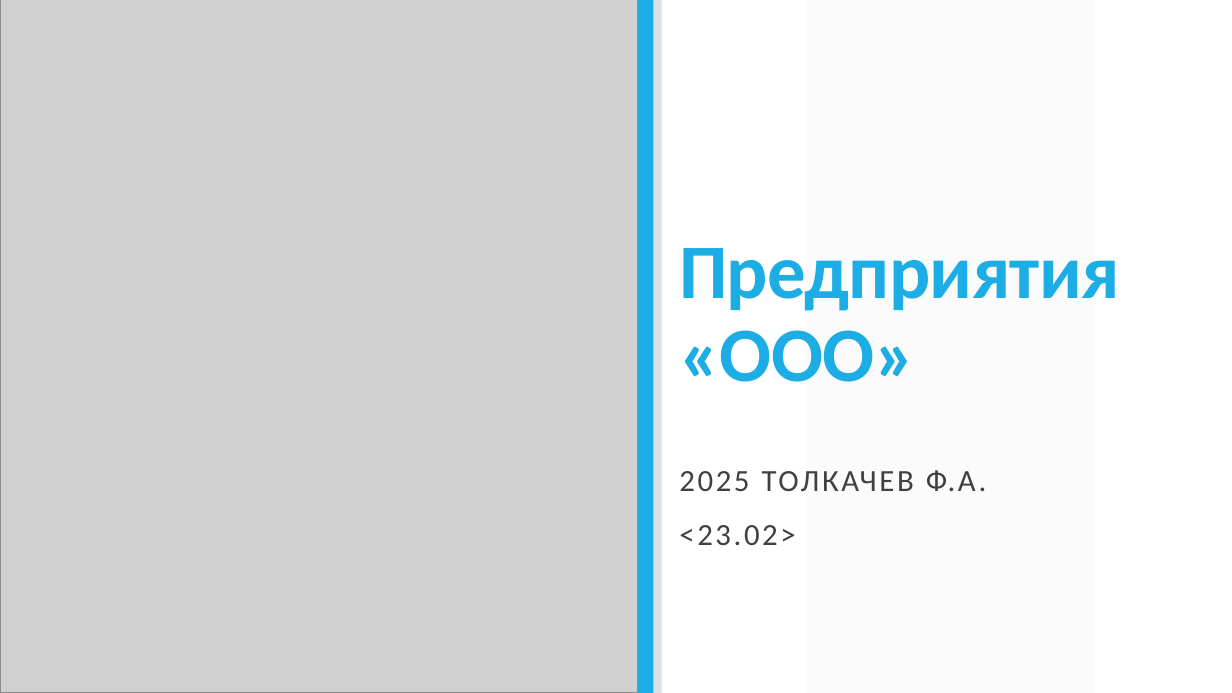
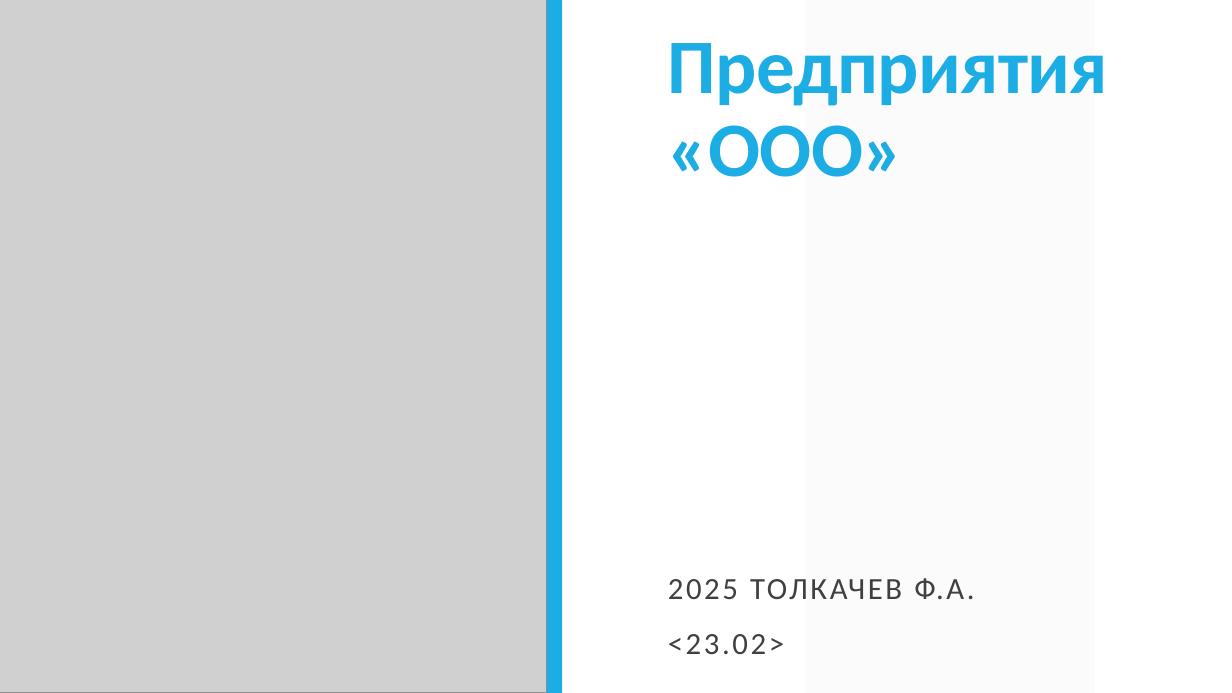
Before and after one commit to Demixit/Demi, a slide deck: slide 1 of Предприятие ООО.pptx. Drawn at 1232x693 pixels with LibreOffice and Linux fonts; fonts in the diff are those of the drawing; grey boxes stand for pictures; background and template pictures are left out. Boxes give left, top, right and bottom in pixels: in the first picture for what was removed or moved away, otherwise in the second. Text is boxed around its words. In the diff, an @@ line names an element or a change of style, - is before the commit and + after.

```diff
--- a/Предприятие ООО.pptx
+++ b/Предприятие ООО.pptx
@@ picture: place and size @@
-picture at (0,0,638,693)
+picture at (0,0,547,693)
@@ rectangle: place and size @@
-rectangle at (638,0,653,693)
+rectangle at (547,0,563,693)
@@ rectangle removed at (646,0,662,693) @@
@@ title "Предприятия «ООО»": place and size @@
-title "Предприятия «ООО»" at (679,248,1120,382)
+title "Предприятия «ООО»" at (668,43,1109,177)
@@ subtitle "2025 ТОЛКАЧЕВ Ф.А.": place and size @@
-subtitle "2025 ТОЛКАЧЕВ Ф.А." at (679,470,986,545)
+subtitle "2025 ТОЛКАЧЕВ Ф.А." at (668,578,974,654)
```
Also in this commit, not shown: 27 other files.
